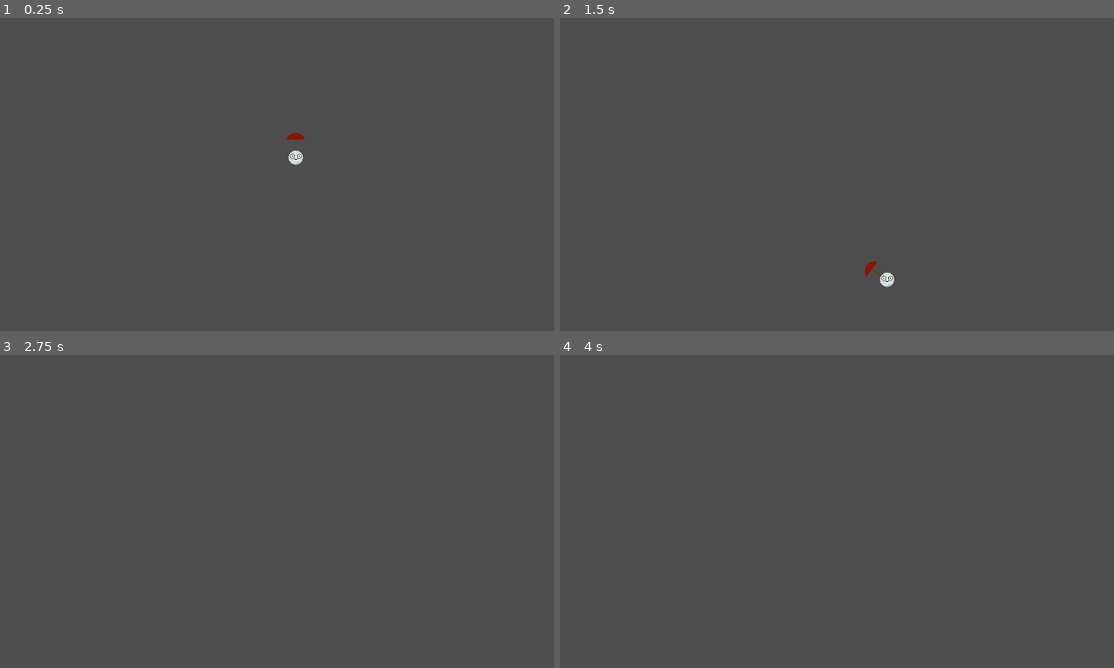
Above: before the commit, frames 1-4 (two rows, left to right).
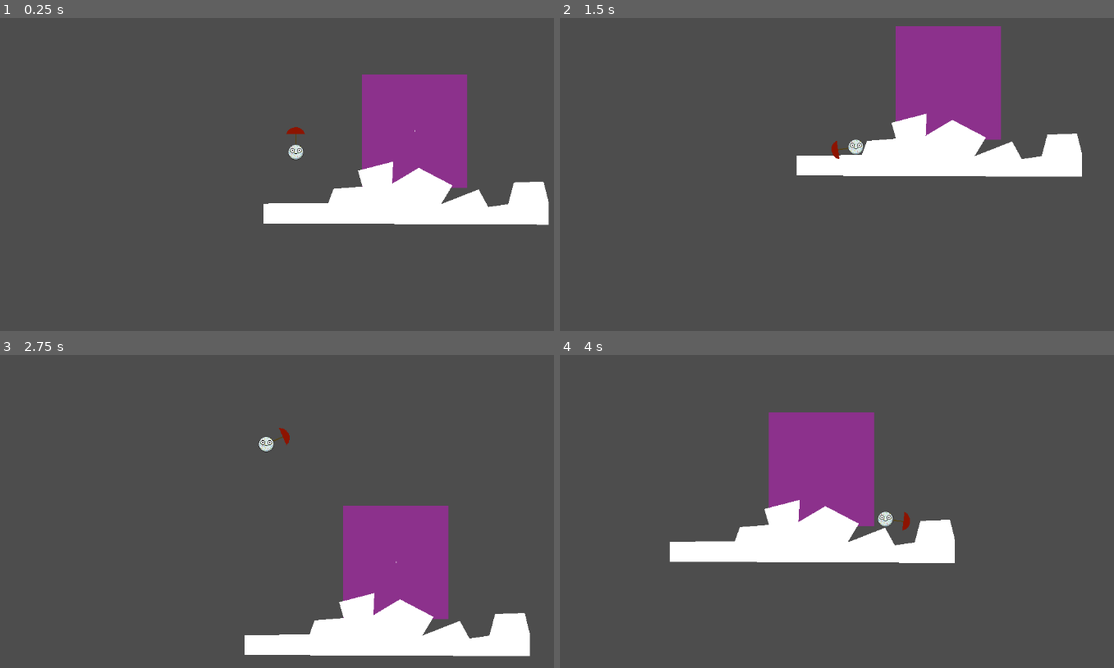
Above: after the commit, the same moments.

Repository: AnJ95/shiny-umbrella
Game: Godot game, scene res://scenes/node_2d.tscn
Two runs of this game, one before a commit and one after it. Both use one fixed random seed, a clock stepped at 60 frames per second and the inputs below. Before the commit the project starts from res://scenes/player/player.tscn.
Inputs (mouse positions are in pixels of both pictures, inside the frame that each line leads up to):
- Up to frame 1 (0.25 s): no input
- Up to frame 2 (1.5 s): move the mouse to (997, 127) at 0.52 s; hold D (right) from 0.53 s (still down); tap W (up) at 0.77 s; move the mouse to (726, 165) at 1.27 s
- Up to frame 3 (2.75 s): tap W (up) at 1.52 s; move the mouse to (360, 401) at 2.02 s; release D (right) at 2.03 s; hold A (left) from 2.03 s (still down)
- Up to frame 4 (4 s): move the mouse to (820, 558) at 2.77 s; release A (left) at 2.78 s; hold D (right) from 2.78 s (still down); tap W (up) at 3.02, 3.77 s; move the mouse to (1053, 539) at 3.52 s

The runs differ from the first frame. In frame 1, 12% of the frame differs, in the area x 47-100%, y 18-67%; in frame 2, 12%, in the area x 42-95%, y 2-87%; in frame 3, 12%; in frame 4, 12%.

Commit message:
Player can interact with wind

Diff:
--- a/project.godot
+++ b/project.godot
@@ -11,7 +11,7 @@
 [application]
 
 config/name="Shiny Umbrella"
-run/main_scene="res://scenes/player/player.tscn"
+run/main_scene="res://scenes/node_2d.tscn"
 config/features=PackedStringArray("4.3", "Mobile")
 config/icon="res://icon.svg"
 
--- a/scenes/node_2d.tscn
+++ b/scenes/node_2d.tscn
@@ -1,7 +1,7 @@
 [gd_scene load_steps=3 format=3 uid="uid://bad2rbn7w7xqq"]
 
 [ext_resource type="PackedScene" uid="uid://dlcq2gkt85b4q" path="res://scenes/player/player.tscn" id="1_qv0x6"]
-[ext_resource type="PackedScene" uid="uid://c56b5oph8k7na" path="res://wind.tscn" id="2_accfn"]
+[ext_resource type="PackedScene" uid="uid://cl75yrpog7s2b" path="res://scenes/wind/wind.tscn" id="2_accfn"]
 
 [node name="Node2D" type="Node2D"]
 
@@ -15,8 +15,10 @@
 polygon = PackedVector2Array(-93, 247, -93, 282, 408, 284, 408, 245, 399, 208, 347, 210, 337, 248, 302, 253, 285, 222, 219, 248, 239, 215, 180, 184, 133, 212, 135, 173, 73, 189, 81, 217, 30, 221, 21, 246)
 
 [node name="player" parent="." instance=ExtResource("1_qv0x6")]
-position = Vector2(130, 124)
+position = Vector2(-36, 145)
 
 [node name="Wind" parent="." instance=ExtResource("2_accfn")]
-position = Vector2(223, 133)
+position = Vector2(81, 119)
 size = Vector2i(185, 200)
+angle = 270.0
+strength = 40.0
--- a/scenes/player/player.gd
+++ b/scenes/player/player.gd
@@ -5,9 +5,11 @@
 #Safe area from rain
 const rainProtectionAngle = 30.0
 var hp = 100.0
-var umbrellaDirection = Vector2(0.0,1.0)
+var umbrella_direction = Vector2(0.0,1.0)
 #Umbrella Angle in degrees
 var umbrellaAngle = 0.0
+var acceleration = Vector2(0.0,0.0)
+var damping = 0.5
 
 func _physics_process(delta: float) -> void:
 	# Add the gravity.
@@ -28,11 +30,15 @@
 
 	var winds = $umbrella/windable.get_wind_properties()
 	for wind in winds:
-		var windDirection = Vector2.RIGHT#.rotate(wind.angle)
-		if(umbrellaDirection.dot(windDirection)>=0):
-			velocity += windDirection * wind.strength
-
+		var wind_direction = Vector2.from_angle(deg_to_rad(wind.angle))
+		if(umbrella_direction.dot(wind_direction)>=0):
+			print("in wind")
+			acceleration = wind_direction*wind.strength
+		else:
+			acceleration = wind_direction*wind.strength/10.0
+	velocity += acceleration
 	move_and_slide()
+	acceleration = acceleration * damping
 
 func applyRain(rainAngle):
 	var angleDiff = wrapf(rainAngle - umbrellaAngle,0.0,360.0)
@@ -48,7 +54,7 @@
 func _process(delta: float) -> void:
 	umbrellaAngle =  rad_to_deg((get_global_mouse_position() - self.position).angle())
 	$umbrella.rotation_degrees = umbrellaAngle
-	umbrellaDirection = (get_global_mouse_position() - self.position).normalized()
+	umbrella_direction = (get_global_mouse_position() - self.position).normalized()
 	var a = 0
 
 	for i in $umbrella/windable.get_wind_properties():
--- a/scenes/wind/wind.tscn
+++ b/scenes/wind/wind.tscn
@@ -3,6 +3,7 @@
 [ext_resource type="Script" path="res://scenes/wind/wind.gd" id="1_wqyee"]
 
 [sub_resource type="RectangleShape2D" id="RectangleShape2D_cal72"]
+size = Vector2(185, 200)
 
 [sub_resource type="Curve" id="Curve_4fkf5"]
 _data = [Vector2(1, 0.5), 0.3, 0.0, 1, 0]
@@ -14,7 +15,7 @@
 point_count = 2
 
 [sub_resource type="PlaceholderTexture2D" id="PlaceholderTexture2D_3u3ud"]
-size = Vector2(20, 20)
+size = Vector2(185, 200)
 
 [node name="Wind" type="Node2D"]
 script = ExtResource("1_wqyee")
